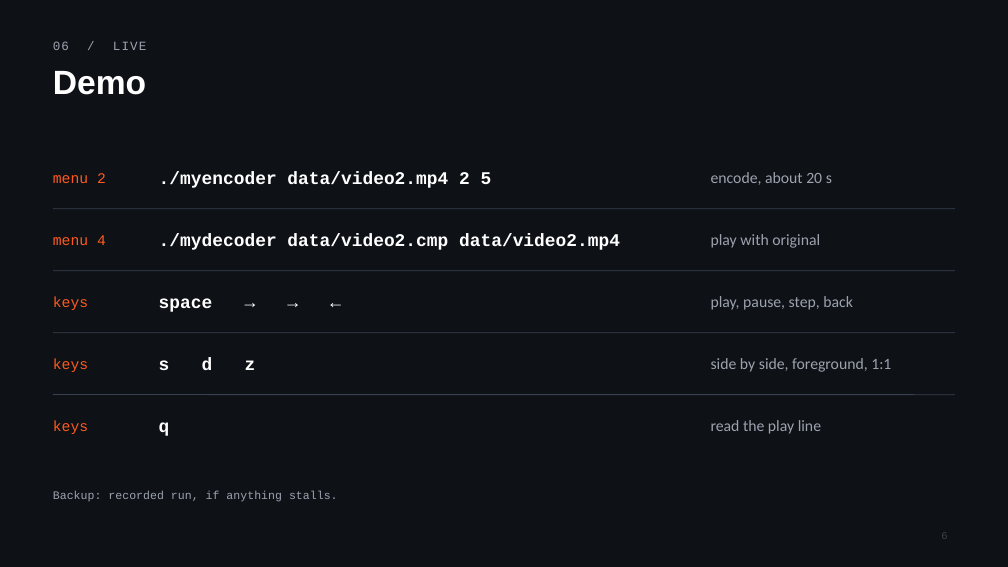
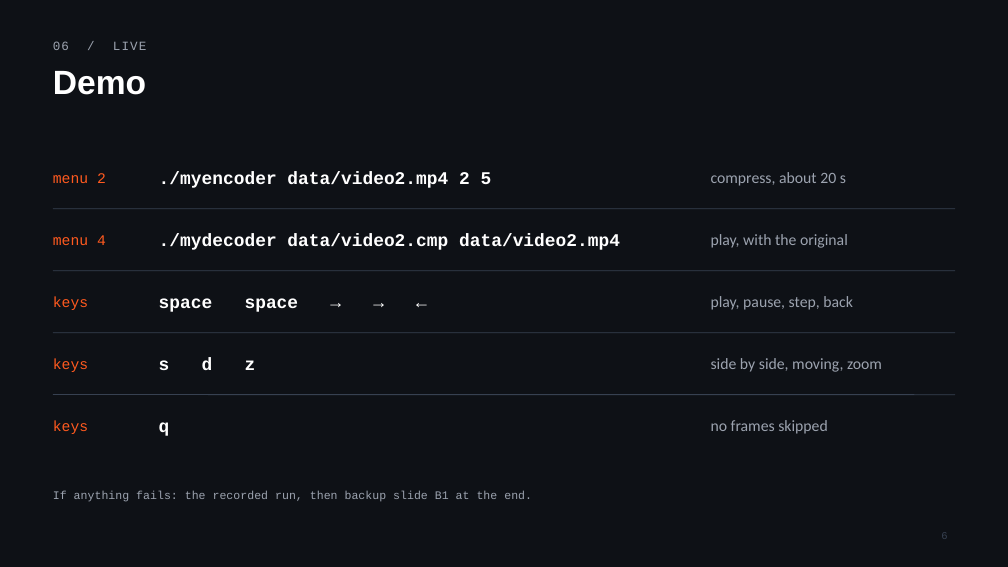
Before and after one commit to dhruvinusc/layer-codec, a slide deck: slide 6 of presentation/layer_codec_talk.pptx. Drawn at 1008x567 pixels with LibreOffice and Linux fonts; fonts in the diff are those of the drawing. Boxes give left, top, right and bottom in pixels: in the first picture for what was removed or moved away, otherwise in the second. Text is boxed around its words. In the diff, an @@ line names an element or a change of style, - is before the commit and + after.

```diff
--- a/presentation/layer_codec_talk.pptx
+++ b/presentation/layer_codec_talk.pptx
@@ text at bbox=[711, 172, 846, 186]: text changed @@
-encode, about 20 s
+compress, about 20 s
@@ text at bbox=[711, 234, 848, 248]: text changed @@
-play with original
+play, with the original
@@ text at bbox=[159, 298, 299, 312]: text changed @@
-space → → ←
+space space → → ←
@@ text at bbox=[711, 358, 882, 372]: text changed @@
-side by side, foreground, 1:1
+side by side, moving, zoom
@@ text at bbox=[711, 420, 828, 434]: text changed @@
-read the play line
+no frames skipped
@@ text at bbox=[53, 491, 532, 502]: text changed @@
-Backup: recorded run, if anything stalls.
+If anything fails: the recorded run, then backup slide B1 at the end.
```
Also in this commit, not shown: 2 other slides changed, 14 slides added, 7 slides removed, 1 other file.
